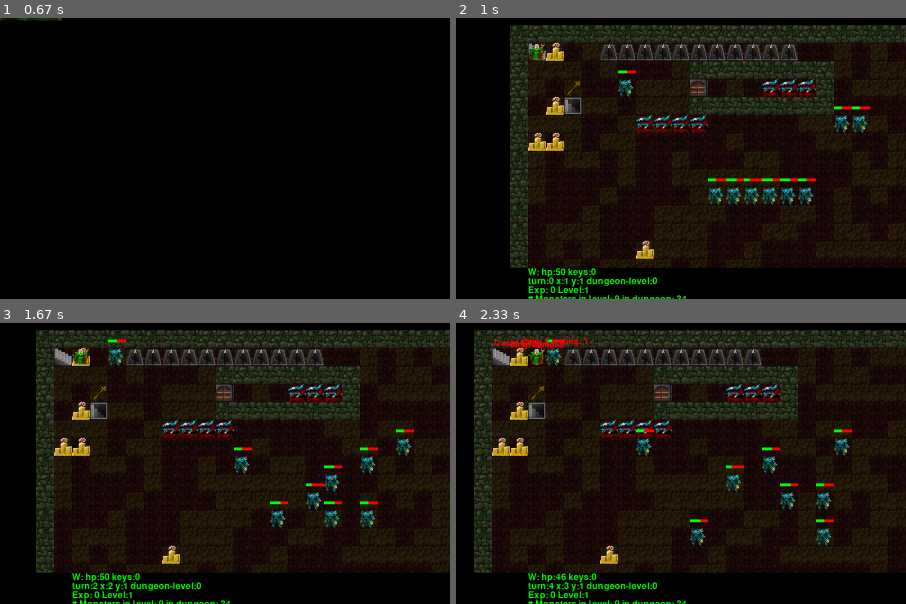
Above: before the commit, frames 1-4 (two rows, left to right).
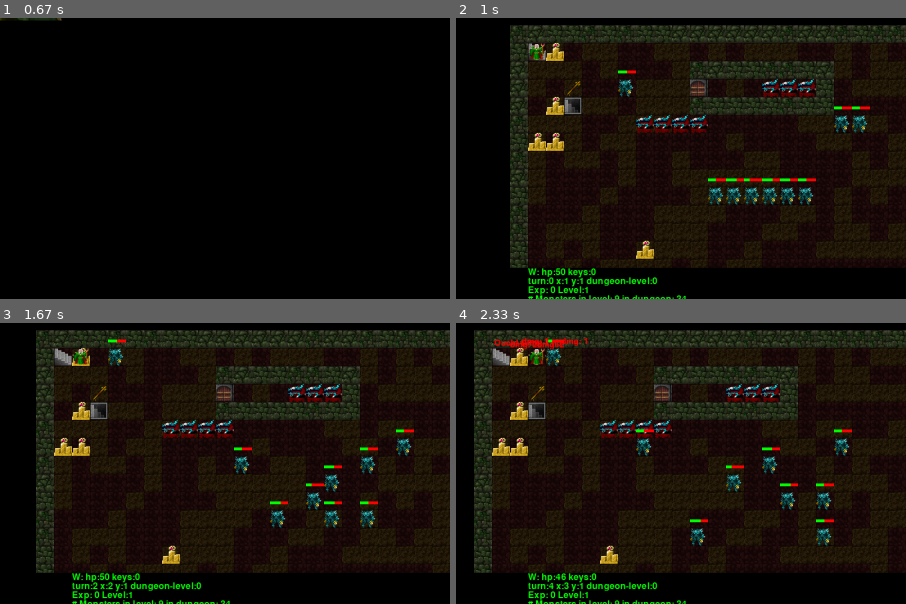
Above: after the commit, the same moments.

Repository: horstjens/pyrogue
Game: pygame game, started from pygame/pygamerogue.py
The game is run twice, just before and just after one commit, with the same random seed, the same clock (stepped at 60 frames per second) and the same inputs.
Inputs:
- Up to frame 1 (0.67 s): tap W at 0.33 s
- Up to frame 2 (1 s): tap Enter at 0.67 s
- Up to frame 3 (1.67 s): tap Keypad Enter at 1 s; hold Right from 1.33 s (still down)
- Up to frame 4 (2.33 s): release Right at 1.8 s; tap D at 1.83 s; hold Up from 2.17 s (still down)
The pictures show only the part of the screen within x 42-92%, y 46-96%; the shares and areas given below are measured in that part.

Frame 1 is identical in both runs. In frame 2, 1.5% of the frame differs, in the area x 32-76%, y 9-16%; in frame 3, 1.5%; in frame 4, 1.5%.

Commit message:
added functions for better random

Diff:
--- a/pygame/pygamerogue.py
+++ b/pygame/pygamerogue.py
@@ -22,6 +22,21 @@
 import random
 import os
 import sys
+
+
+def re_roll(sides=6, number=1):
+    """roll 'number' of die and re-roll if the highest side was rolled
+       a six sided dice if rolling a 6 count as 5 and can roll again
+       this makes possible very high numbers with a very low chance"""
+    sum = 0
+    for _ in range(number):
+        while True:
+            roll = random.randint(1, sides)
+            if roll < sides:
+                sum += roll
+                break
+            sum += roll-1
+    return sum
 
 
 def write(msg="pygame is cool", fontcolor=(255,0,255), fontsize=42, font=None):
@@ -265,9 +280,9 @@
         else:
             self.picture = picture
         self.name = random.choice(("Frank", "Dilbert", "Bob", "Alice"))
-        self.strength = random.randint(1,10)
-        self.dexterity = random.randint(1,10)
-        self.intelligence = random.randint(1,10)
+        self.strength = random.randint(1, 6)
+        self.dexterity = random.randint(1, 6)
+        self.intelligence = random.randint(1, 6)
         self.inventory = {}
         for z in ["knife", "sword", "shield", "armor"]:
             if random.random() < 0.1:  # each Item has a 10% Chance
@@ -471,6 +486,22 @@
         self.level = random.randint(1, 5)
         self.hitpoints = self.level * 2
         self.picture = PygView.TRAP
+        self.visible = False              # overwriting default from class Item()
+        self.had_detecting_check = False  # the player has only one chance (per rank) to detect traps
+
+    def detecting_check(self, player):
+        """rolls a die to see if the player is experienced enough to see the trap
+           checks against players intelligence (2/3) and dexterity (1/3)"""
+        d1 = random.gauss(0.5 + player.intelligence * 0.066 + player.dexterity * 0.033, 0.2)
+        # gives something mostly between 0 and 1, centered around 0.5
+        d2 = random.gauss(0.5 + self.level * 0.1, 0.2)
+        if d1 > d2:
+            return True
+        return False
+
+    def damage(self, player):
+        """rolls a die to calculate the damage to the player"""
+        pass
 
 
 class Key(Item):
Not shown, removed: readme_leveldesign.txt
